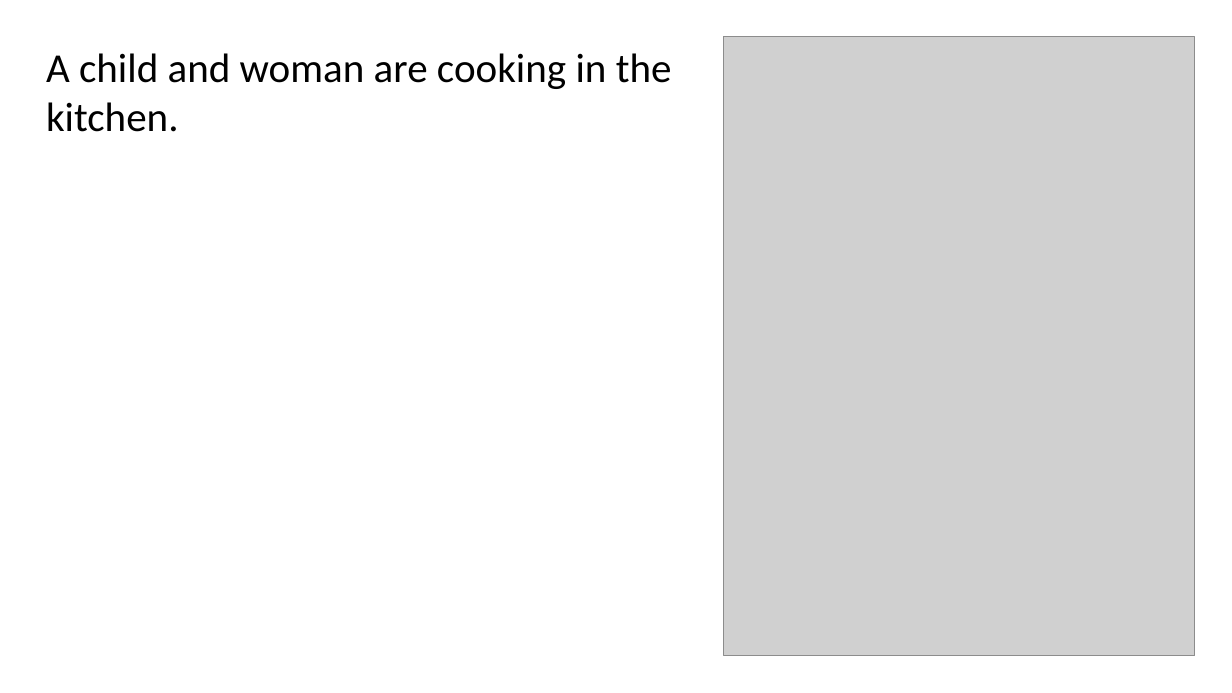
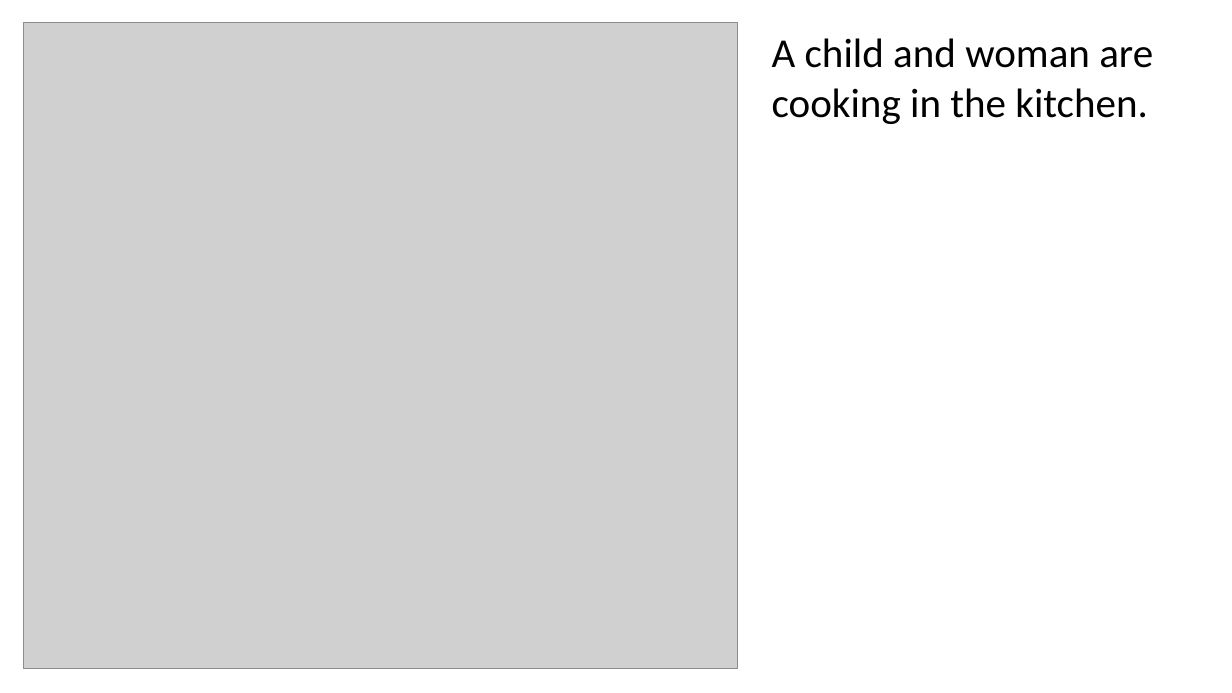
Before and after one commit to kozmojor/Instruction-Slide-Editing, a slide deck: slide 4 of coco_relayout_out.pptx (slide 5 before the commit). Drawn at 1232x693 pixels with LibreOffice and Linux fonts; fonts in the diff are those of the drawing; grey boxes stand for pictures. Boxes give left, top, right and bottom in pixels: in the first picture for what was removed or moved away, otherwise in the second. Text is boxed around its words. In the diff, an @@ line names an element or a change of style, - is before the commit and + after.

```diff
--- a/coco_relayout_out.pptx
+++ b/coco_relayout_out.pptx
@@ picture: place and size @@
-picture at [724,37,1195,656]
+picture at [23,22,738,669]
@@ text at [772,38,1153,124]: text changed @@
-A child and woman are cooking in the kitchen.
+A child and woman are
+cooking in the kitchen.
```
Also in this commit, not shown: 19 other slides changed, 8 other files.
